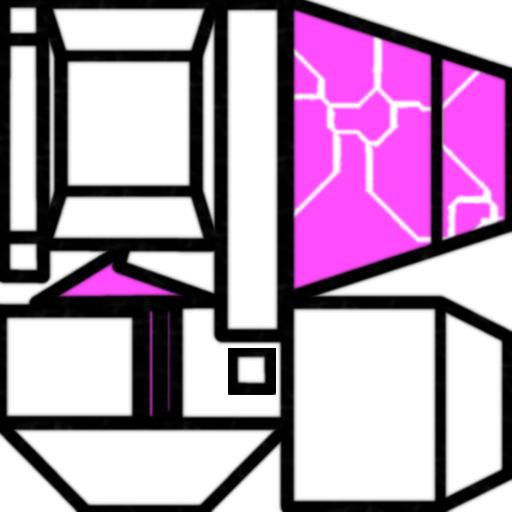
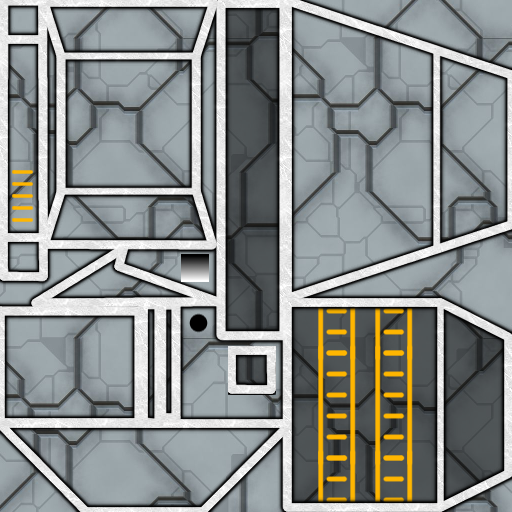
Layers edited between the first and the second 512×512 image:
showed "sfuma" over [181, 254, 209, 282]
showed "perimetro" over [0, 0, 512, 512]
hid "colore", painted on it over [55, 0, 511, 422]
showed "luci" over [12, 170, 413, 512]
showed "cannona" over [189, 313, 208, 333]
showed "scuro" over [222, 3, 506, 507]
showed "sfondo copia" over [0, 0, 512, 512]
